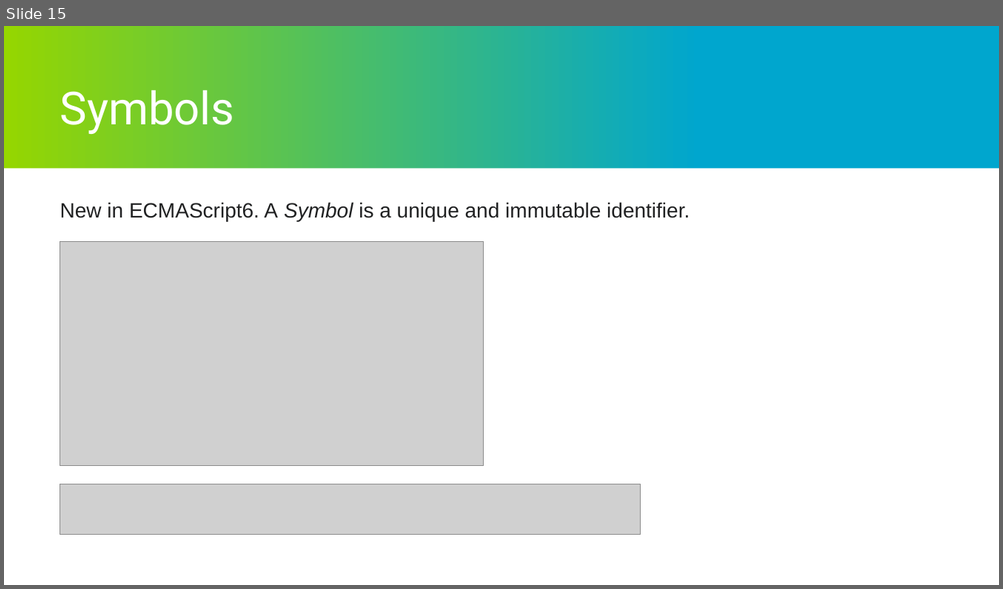
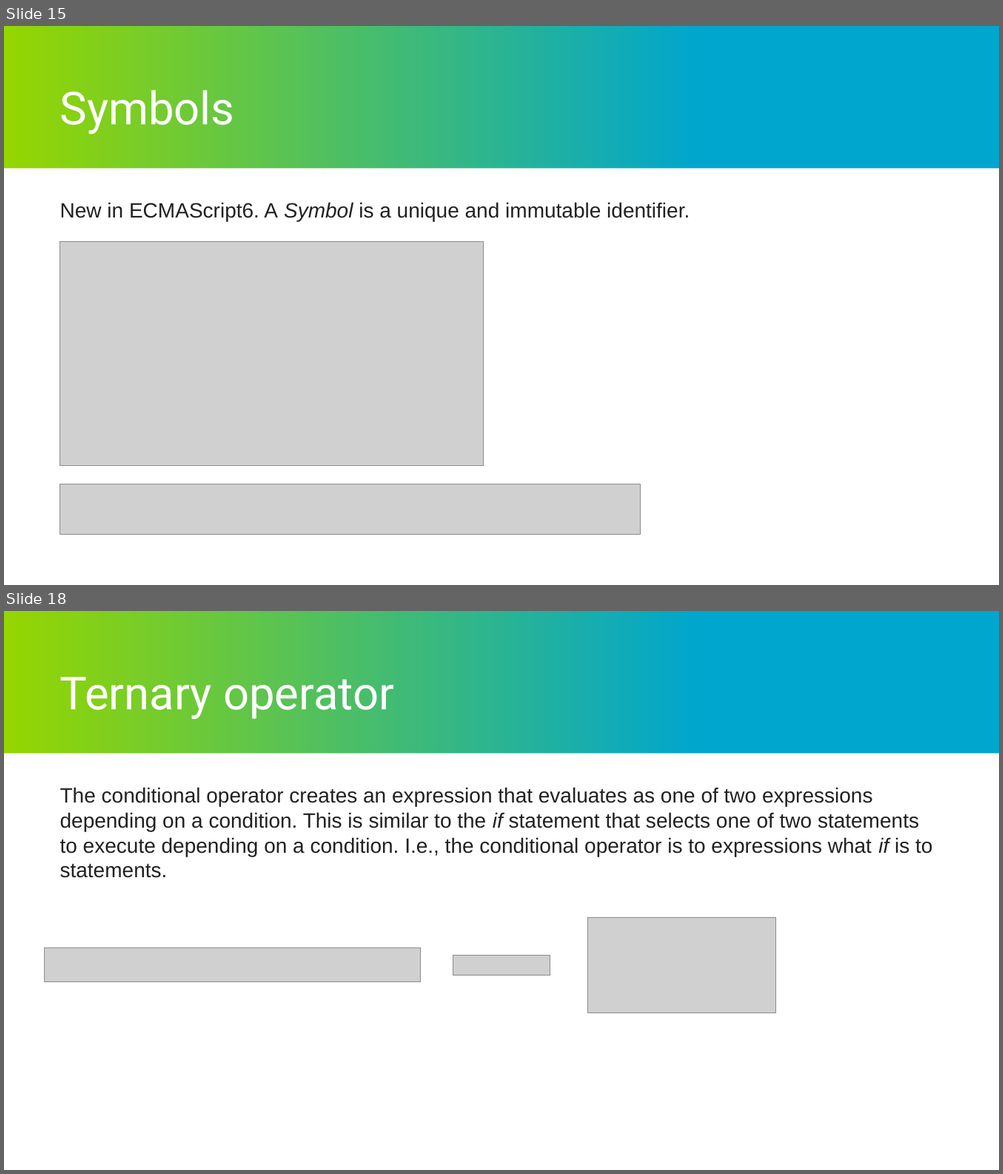
Before and after one commit to maksym-strus/presentations, a slide deck: Syntax.pptx. Shown one above the other, each under a label of ours: slide 15 before the commit, slides 15 and 18 after it; the slides between them are not shown. The pictures are 1003x589 and 1003x1174 pixels, drawn with LibreOffice and Linux fonts; fonts in the diff are those of the drawing; grey boxes stand for pictures; background and template pictures are left out. Boxes give left, top, right and bottom in pixels: in the first picture for what was removed or moved away, otherwise in the second. Text is boxed around its words. In the diff, an @@ line names an element or a change of style, - is before the commit and + after.

```diff
--- a/Syntax.pptx
+++ b/Syntax.pptx
@@ slide 18 added at box(4, 611, 999, 1170), background #000000; not listed: 2 template elements that a slide beside it also shows @@
@@ title added at box(60, 677, 394, 719), 44 pt, text #FFFFFF @@
+Ternary operator
@@ text added at box(60, 787, 932, 878), 20 pt, text #202122 @@
+The conditional operator creates an expression that evaluates as one of two expressions depending on a condition. This is similar to the if statement that selects one of two statements to execute depending on a condition. I.e., the conditional operator is to expressions what if is to statements.
@@ picture added at box(588, 917, 777, 1013) @@
@@ picture added at box(44, 948, 421, 982) @@
@@ picture added at box(453, 955, 549, 975) @@
```
Also in this commit, not shown: 18 other slides added, 1 other file.
